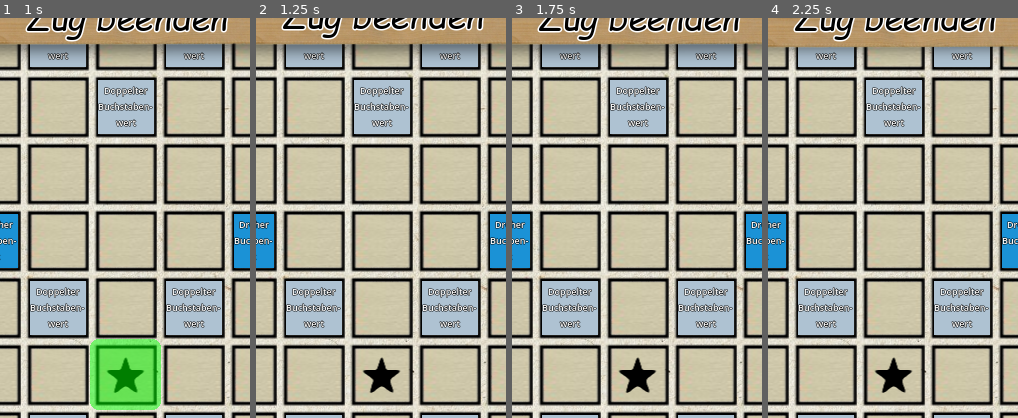
Above: before the commit, frames 1-4 (left to right).
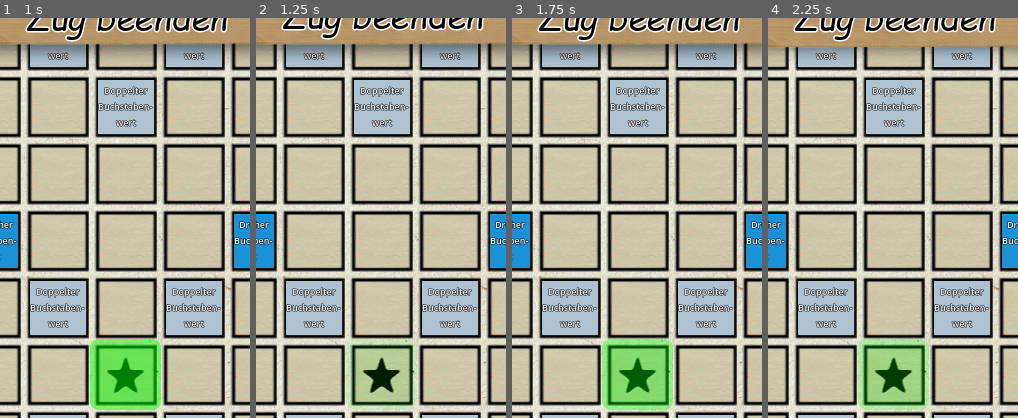
Above: after the commit, the same moments.

Repository: schaefchenaufderweide/scrabble
Game: Godot game, scene res://scenes/Main.tscn
Same seed, same stepped clock (60 frames per second), same inputs: the game is played once before the commit and once after it.
Inputs (mouse positions are % of the whole screen's width and height, from its top left):
- Up to frame 1 (1 s): tap Enter at 0.5 s; drag from (9, 2) to (50, 52) at 0.52 s
- Up to frame 2 (1.25 s): no input
- Up to frame 3 (1.75 s): drag from (23, 2) to (50, 52) at 1.27 s
- Up to frame 4 (2.25 s): move the mouse to (36, 2) at 2.02 s; hold Up (ui_up) from 2.03 s (still down); tap O at 2.1 s; click (36, 2) at 2.17 s
The pictures show only the part of the screen within x 25-75%, y 8-58%; the shares and areas given below are measured in that part.

Frame 1 is identical in both runs. In frame 2, 1.5% of the frame differs, in the area x 36-65%, y 80-98%; in frame 3, 5.0%; in frame 4, 5.0%.

Commit message:
0.592 korrektur allowed felder - vielleicht klappt es jetzt wirklich ...

Diff:
--- a/scripts/global_concepts.gd
+++ b/scripts/global_concepts.gd
@@ -205,6 +205,10 @@
 	var belegte_felder = get_belegte_felder(false)
 	var frisch_belegte_felder = get_belegte_felder(true)
 
+	if not is_frisch_gelegt_valid(frisch_belegte_felder, belegte_felder):
+		print("keine gültigen allowed felder!")
+		return []
+
 	var allowed_felder = []
 
 	var allowed_x = []
@@ -255,6 +259,76 @@
 									allowed_felder.append(checkfeld)
 	#print(allowed_felder)
 	return allowed_felder
+
+func is_frisch_gelegt_valid(frisch_belegte_felder, belegte_felder):
+
+
+	if len(frisch_belegte_felder) == 0:
+		return true
+
+
+	if not [7,7] in frisch_belegte_felder and not [7,7] in belegte_felder:
+		print("mitte nicht besetzt")
+		return false
+
+	if len(frisch_belegte_felder) == 1:  # prüfen, ob das eine frische benachbart mit belegten ist
+
+		var checkfeld = frisch_belegte_felder[0]
+		if checkfeld == [7,7]:  # mitte besetzt mit allererstem
+			return true
+		for richtung in [[1,0], [-1,0], [0,1], [0,-1]]:
+			var test_feld = [checkfeld[0] + richtung[0], checkfeld[1] + richtung[1]]
+			if test_feld in belegte_felder:
+				return true
+
+
+		return false
+
+	var check_reihe_oder_spalte = null
+	var check_reihe_oder_spalte_nr = null
+	if frisch_belegte_felder[-2][1] == frisch_belegte_felder[-1][1]:
+		check_reihe_oder_spalte = "reihe"
+		check_reihe_oder_spalte_nr = frisch_belegte_felder[-2][1]
+	elif frisch_belegte_felder[-2][0] == frisch_belegte_felder[-1][0]:
+		check_reihe_oder_spalte = "spalte"
+		check_reihe_oder_spalte_nr = frisch_belegte_felder[-2][0]
+	else:  # letzten zwei sind nicht in einer reihe oder spalte
+		return false
+
+	var reihenfolge = []
+	for frisch in frisch_belegte_felder:
+
+		# es müssen alle frisch gelegten die gleiche reihe bzw. spalte haben
+		if check_reihe_oder_spalte == "reihe":
+			if not frisch[1] == check_reihe_oder_spalte_nr:
+				return false
+
+		else:
+			if not frisch[0] == check_reihe_oder_spalte_nr:
+				return false
+		reihenfolge.append(frisch)
+
+
+	# check frisch gelegt miteinander verbunden - reihenfolge vollständig
+	var richtung
+	if check_reihe_oder_spalte == "reihe":
+		reihenfolge.sort_custom(func(a, b): return a[0] < b[0])
+		richtung = [1, 0]
+	else:
+		reihenfolge.sort_custom(func(a, b): return a[1] < b[1])
+		richtung = [0, 1]
+	var test_feld = reihenfolge[0]
+	while not test_feld == reihenfolge[-1]:
+		test_feld = [test_feld[0] + richtung[0], test_feld[1] + richtung[1]]
+		if test_feld not in frisch_belegte_felder and test_feld not in belegte_felder:
+			#es besteht eine lücke in der reihenfolge - frisch gelegte sind nicht durchgehend verbunden!
+			return false
+	return true
+
+
+
+
+
 
 func is_valid(checkfeld, frisch_belegte_felder, belegte_felder):
 	"""
@@ -264,6 +338,7 @@
 	if not frisch_belegte_felder:
 		return true
 	for feld in frisch_belegte_felder:
+		#var benachbart = false
 		var test_feld
 		for richtung in [[1,0], [-1,0], [0,1], [0,-1]]:
 			test_feld = [feld[0] + richtung[0], feld[1] + richtung[1]]
@@ -325,7 +400,10 @@
 func player_zug_beenden():
 	var player_zug_erlaubt = true
 	var frisch_gelegt = get_belegte_felder(true)
-	#var allowed_felder = get_allowed_spielfelder()
+	var allowed_felder = get_allowed_spielfelder()
+	if not allowed_felder:  # zug ungültig!
+		print("zug ungültig! falsch gelegt")
+		player_zug_erlaubt = false
 	if not frisch_gelegt:
 		print("keine frischen buchstaben!")
 		player_zug_erlaubt = false
@@ -342,7 +420,7 @@
 	if not gelegte_woerter:
 		print("keine wörter gelegt")
 		player_zug_erlaubt = false
-
+		#set_allowed_spielfelder(allowed_felder)
 	#print(len(wortliste_lst))
 	for wort in gelegte_woerter:
 		#print(wort, len(wort))
@@ -355,7 +433,9 @@
 	update_spielbrett(player_zug_erlaubt)
 	if player_zug_erlaubt:
 		change_an_der_reihe()
-
+	else:
+		allowed_felder = get_allowed_spielfelder()
+		set_allowed_spielfelder(allowed_felder)
 
 
 func change_an_der_reihe():
@@ -382,5 +462,6 @@
 		computerdenkt_fortschrittanzeige.visible = false
 
 		computerzug.aktiv = false
-
+		var allowed_felder = get_allowed_spielfelder()
+		set_allowed_spielfelder(allowed_felder)
 	# TODO anzeige der punkte auf steinen, anzeige punkte bei namen
Not shown, changed: roadmap.txt
